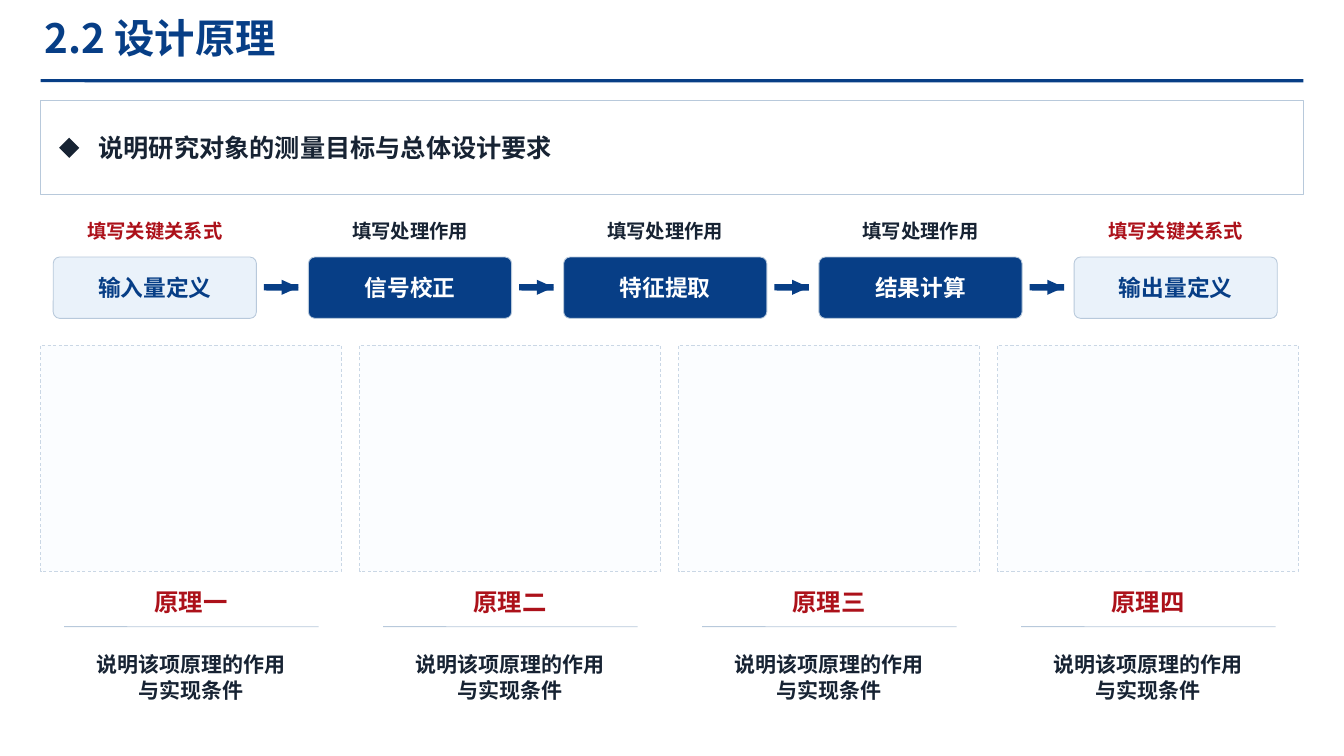
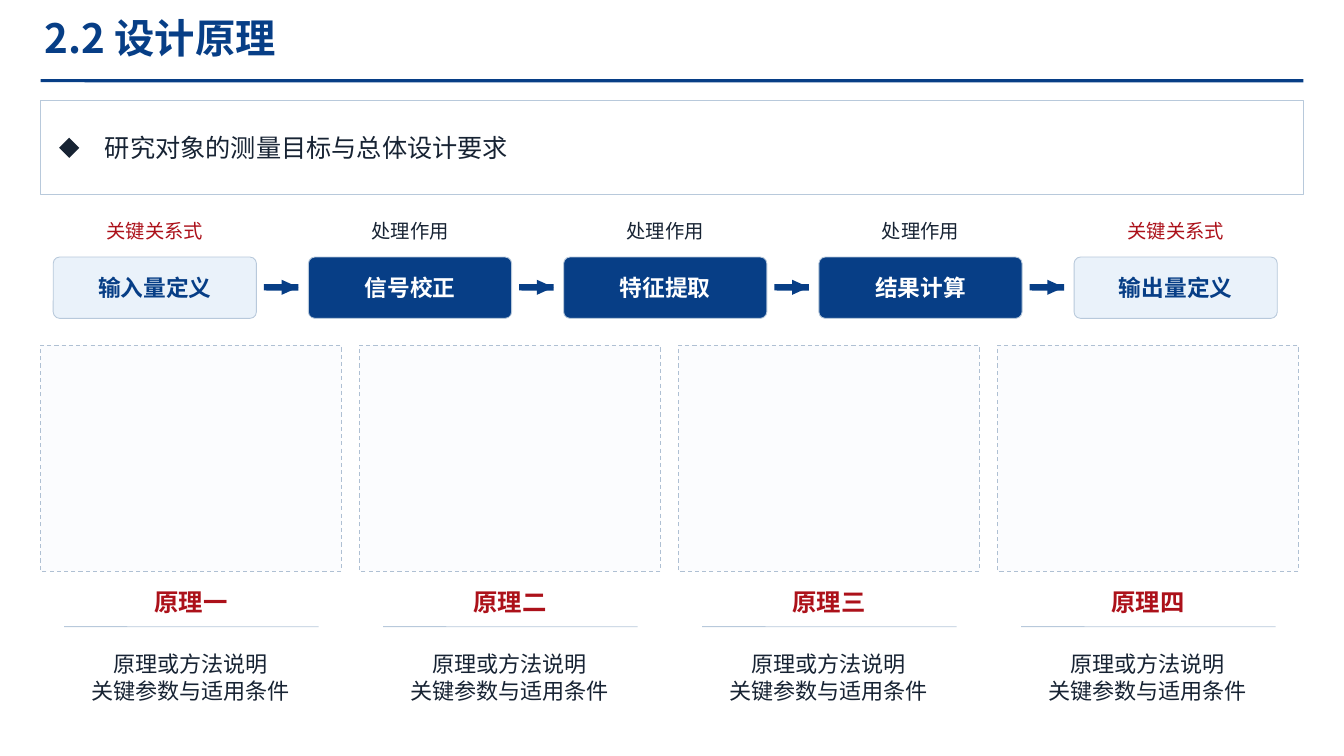
Before and after one commit to chengweihuu/research-opt-skill, a slide deck: slide 40 of assets/template-library.pptx. Drawn at 1344x756 pixels with LibreOffice and Linux fonts; fonts in the diff are those of the drawing. Boxes give left, top, right and bottom in pixels: in the first picture for what was removed or moved away, otherwise in the second. Text is boxed around its words. In the diff, an @@ line names an element or a change of style, - is before the commit and + after.

```diff
--- a/assets/template-library.pptx
+++ b/assets/template-library.pptx
@@ text at (105,135,508,159): text changed; bold off @@
-说明研究对象的测量目标与总体设计要求
+研究对象的测量目标与总体设计要求
@@ text at (107,222,204,240): text changed; bold off @@
-填写关键关系式
+关键关系式
@@ text at (371,221,448,240): text changed; bold off @@
-填写处理作用
+处理作用
@@ text at (627,221,704,240): text changed; bold off @@
-填写处理作用
+处理作用
@@ text at (882,221,959,240): text changed; bold off @@
-填写处理作用
+处理作用
@@ text at (1127,222,1224,240): text changed; bold off @@
-填写关键关系式
+关键关系式
@@ fill #FBFDFF to #FBFCFE; outline #CAD7E5 0.57 pt dashed to #AFC0D3 0.75 pt dashed in 4 elements at (40,345,341,571), (360,345,660,571), (679,345,979,571), (998,345,1299,571) @@
@@ text at (92,653,290,701): text changed; size 15 to 15.8 pt; bold off @@
-说明该项原理的作用
-与实现条件
+原理或方法说明
+关键参数与适用条件
@@ text at (411,653,609,701): text changed; size 15 to 15.8 pt; bold off @@
-说明该项原理的作用
-与实现条件
+原理或方法说明
+关键参数与适用条件
@@ text at (730,653,928,701): text changed; size 15 to 15.8 pt; bold off @@
-说明该项原理的作用
-与实现条件
+原理或方法说明
+关键参数与适用条件
@@ text at (1049,653,1247,701): text changed; size 15 to 15.8 pt; bold off @@
-说明该项原理的作用
-与实现条件
+原理或方法说明
+关键参数与适用条件
```
Also in this commit, not shown: 37 other slides changed, 1 other file.
